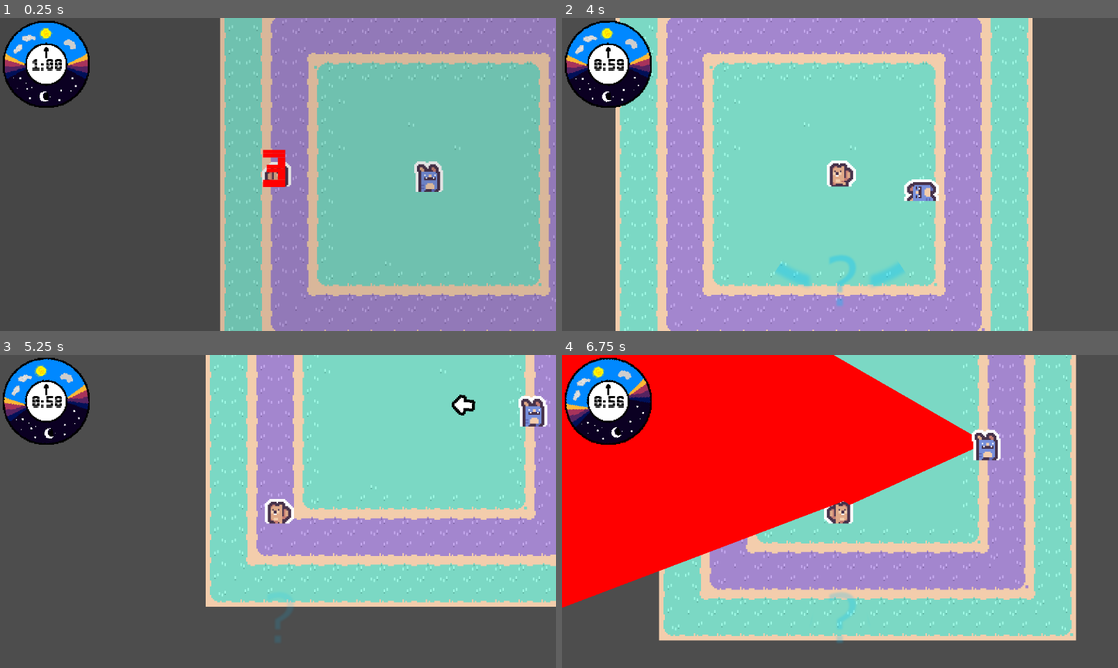
Above: before the commit, frames 1-4 (two rows, left to right).
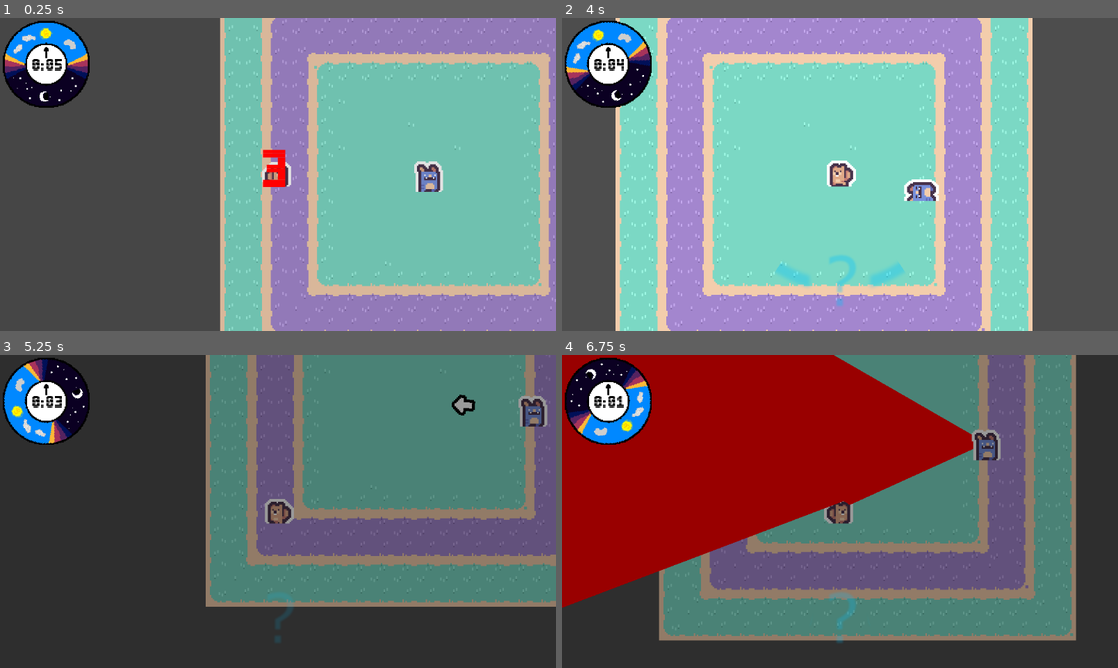
Above: after the commit, the same moments.

Repository: Sosenteam/groundhog-stealth
Game: Godot game, scene res://world.tscn
Same seed, same stepped clock (60 frames per second), same inputs: the game is played once before the commit and once after it.
Inputs:
- Up to frame 1 (0.25 s): no input
- Up to frame 2 (4 s): hold D (move_right) 0.53-1.28 s; hold Space (move_dash) 0.53-1.28 s; hold S (move_down) 1.28-2.03 s; tap Space (move_dash) at 1.35, 2.85 s; hold D (move_right) 2.03-2.78 s; hold Space (move_dash) 2.03-2.78 s; hold W (move_up) 2.78-3.53 s; hold A (move_left) from 3.53 s (still down); hold Space (move_dash) from 3.53 s (still down)
- Up to frame 3 (5.25 s): release Space (move_dash) at 4.28 s; tap Space (move_dash) at 4.35 s; release A (move_left) at 5.03 s; hold S (move_down) from 5.03 s (still down); hold Space (move_dash) from 5.03 s (still down)
- Up to frame 4 (6.75 s): release S (move_down) at 5.78 s; release Space (move_dash) at 5.78 s; hold D (move_right) 5.78-6.53 s; tap Space (move_dash) at 5.85 s; hold W (move_up) from 6.53 s (still down); hold Space (move_dash) from 6.53 s (still down)

The runs differ from the first frame. In frame 1, less than 0.1% of the frame differs, in the area x 5-12%, y 13-17%; in frame 2, 1.1%; in frame 3, 98%; in frame 4, 99%, in the area x 0-100%, y 0-100%.

Commit message:
Fixed win screen to end right after animation is done

Diff:
--- a/clock.gd
+++ b/clock.gd
@@ -39,7 +39,7 @@
 			determine_alpha()
 			set_time_label()
 		else:
-			print(" seconds passed")
+			#print(" seconds passed")
 			set_process(false) # Stops the process
 
 #this determines what level of darkness (the opacity of the night effect panel) there is. It's really janky, pelase fix if you are willing or hate it enought to do so (:
--- a/win_screen.gd
+++ b/win_screen.gd
@@ -1,9 +1,11 @@
 extends Control
 
+@export var kill_me = false
 
 # Called when the node enters the scene tree for the first time.
 func _ready() -> void:
 	$CanvasLayer/Timer.start()
+	$CanvasLayer/Timer2.start()
 	$CanvasLayer/AnimationPlayer.play("winpopup")
 	pass # Replace with function body.
 
@@ -15,3 +17,10 @@
 
 func _on_timer_timeout() -> void:
 	$CanvasLayer/Calender/AnimationPlayer.play("CalenderFlipping")
+
+
+func _on_timer_2_timeout() -> void:
+	kill_me = true
+
+func get_kill_me():
+	return kill_me
--- a/win_screen.tscn
+++ b/win_screen.tscn
@@ -257,4 +257,8 @@
 [node name="Timer" type="Timer" parent="CanvasLayer" unique_id=1627088499]
 wait_time = 7.5
 
+[node name="Timer2" type="Timer" parent="CanvasLayer" unique_id=247473763]
+wait_time = 13.0
+
 [connection signal="timeout" from="CanvasLayer/Timer" to="." method="_on_timer_timeout"]
+[connection signal="timeout" from="CanvasLayer/Timer2" to="." method="_on_timer_2_timeout"]
--- a/world.gd
+++ b/world.gd
@@ -13,6 +13,7 @@
 const clock_scene = preload("res://clock.tscn")
 const win_scene = preload("res://win_screen.tscn")
 var active_clock: Node
+var win_node: Node
 var runWin = true
 
 func load_level(level_path: String):
@@ -37,18 +38,25 @@
 func _process(delta: float) -> void:
 	#Getting if time ran out, if so, show win screen
 	#!!FOR NOW ONLY RUNS ONCE!!
-	print(active_clock.getTimeInSeconds())
+	#print(active_clock.getTimeInSeconds())
 	if active_clock.getTimeInSeconds() == 0.0 && runWin == true:
-		var win_node = win_scene.instantiate()
+		win_node = win_scene.instantiate()
 		add_child(win_node)
 		#load new win scene
 		runWin = false
 		print("hhs")
+		active_clock.time_left = -1.0
+	if win_node != null:
+		print(win_node.get_kill_me())
+	if win_node != null && win_node.get_kill_me():
+		print("hello")
+		$WinScreen.queue_free()
+		$WinScreen.hide()
 
 func _ready() -> void:
 	# creating clock
 	active_clock = clock_scene.instantiate()
-	active_clock.setup(60.0)
+	active_clock.setup(5.0)
 	add_child(active_clock)
 
 	# Connect countdown signal to start the clock
